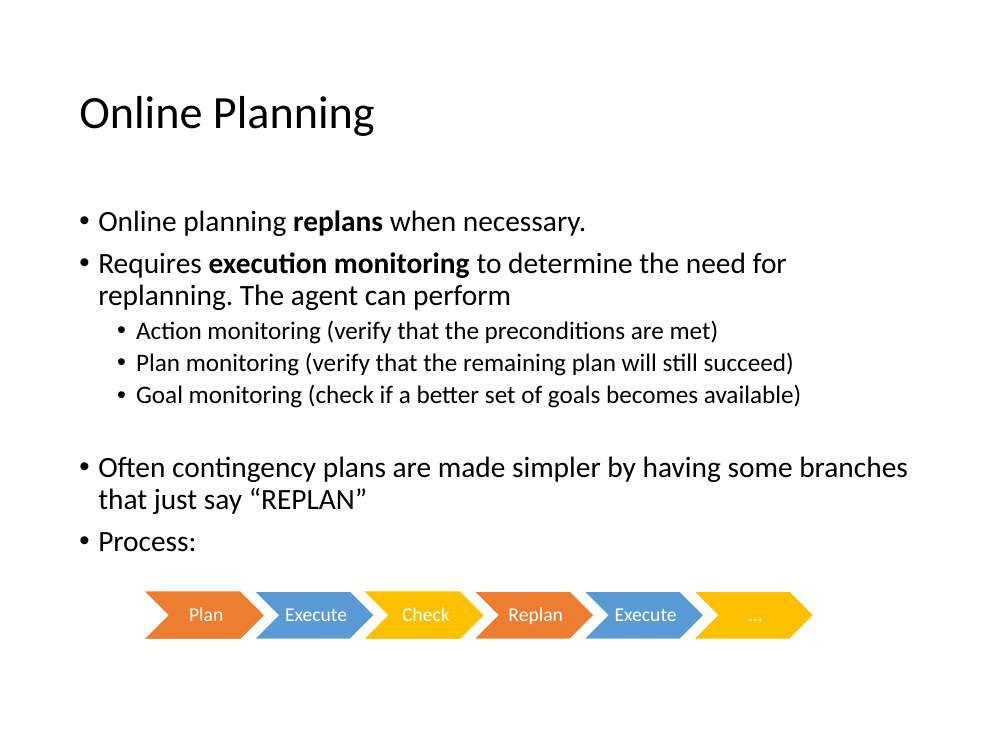
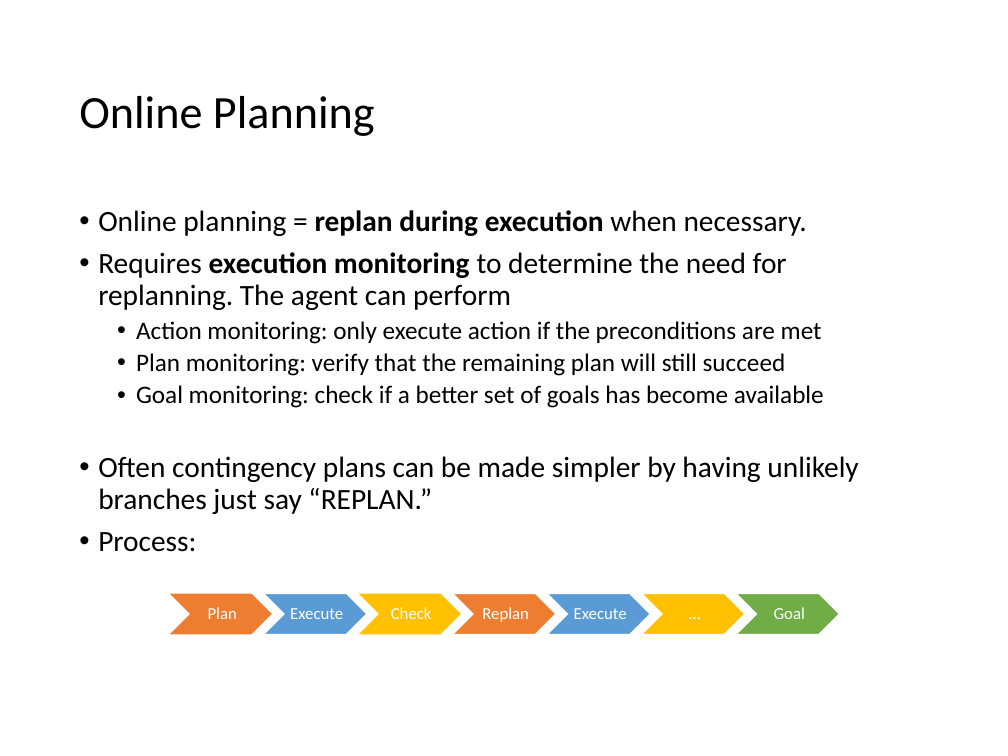
Before and after one commit to mhahsler/CS7320-AI, a slide deck: slide 19 of slides/11_Automated_Planning.pptx. Drawn at 1008x756 pixels with LibreOffice and Linux fonts; fonts in the diff are those of the drawing. Boxes give left, top, right and bottom in pixels: in the first picture for what was removed or moved away, otherwise in the second. Text is boxed around its words. In the diff, an @@ line names an element or a change of style, - is before the commit and + after.

```diff
--- a/slides/11_Automated_Planning.pptx
+++ b/slides/11_Automated_Planning.pptx
@@ text at bbox=[98, 210, 807, 236]: text changed @@
-• Online planning replans when necessary.
+• Online planning = replan during execution when necessary.
@@ text at bbox=[98, 321, 858, 514]: text changed @@
-  • Action monitoring (verify that the preconditions are met)
-  • Plan monitoring (verify that the remaining plan will still succeed)
-  • Goal monitoring (check if a better set of goals becomes available)
-• Often contingency plans are made simpler by having some branches that just say “REPLAN”
+  • Action monitoring: only execute action if the preconditions are met
+  • Plan monitoring: verify that the remaining plan will still succeed
+  • Goal monitoring: check if a better set of goals has become available
+• Often contingency plans can be made simpler by having unlikely branches just say “REPLAN.”
@@ chevron: place and size @@
-chevron at bbox=[143, 591, 265, 639]
+chevron at bbox=[168, 593, 273, 635]
@@ text "Plan": place and size @@
-text "Plan" at bbox=[189, 607, 223, 621]
+text "Plan" at bbox=[208, 607, 237, 619]
@@ chevron: place and size @@
-chevron at bbox=[253, 591, 375, 639]
+chevron at bbox=[262, 593, 367, 635]
@@ chevron: place and size @@
-chevron at bbox=[363, 591, 485, 639]
+chevron at bbox=[357, 593, 462, 635]
@@ text "Check": place and size @@
-text "Check" at bbox=[402, 607, 450, 621]
+text "Check" at bbox=[391, 607, 432, 619]
@@ chevron: place and size @@
-chevron at bbox=[473, 591, 595, 639]
+chevron at bbox=[452, 593, 556, 635]
@@ text "Replan": place and size @@
-text "Replan" at bbox=[508, 607, 563, 624]
+text "Replan" at bbox=[482, 607, 529, 622]
@@ chevron: place and size @@
-chevron at bbox=[583, 591, 705, 639]
+chevron at bbox=[546, 593, 651, 635]
@@ text "Execute": place and size @@
-text "Execute" at bbox=[615, 608, 677, 621]
+text "Execute" at bbox=[574, 608, 627, 619]
@@ chevron: place and size @@
-chevron at bbox=[692, 591, 814, 639]
+chevron at bbox=[640, 593, 745, 635]
@@ size 14 to 12 pt in 6 elements at bbox=[290, 608, 343, 619], bbox=[391, 607, 432, 619], bbox=[208, 607, 237, 619], bbox=[482, 607, 529, 622], bbox=[574, 608, 627, 619], bbox=[661, 593, 724, 635] @@
@@ text "…": place and size @@
-text "…" at bbox=[717, 591, 790, 639]
+text "…" at bbox=[661, 593, 724, 635]
@@ chevron added at bbox=[735, 593, 840, 635], fill #70AD47, outline #FFFFFF 1.5 pt @@
@@ text added at bbox=[774, 607, 805, 619], 12 pt, text #FFFFFF @@
+Goal
```
Also in this commit, not shown: 11 other slides changed, 1 slide added, 1 slide removed, 1 other file.
